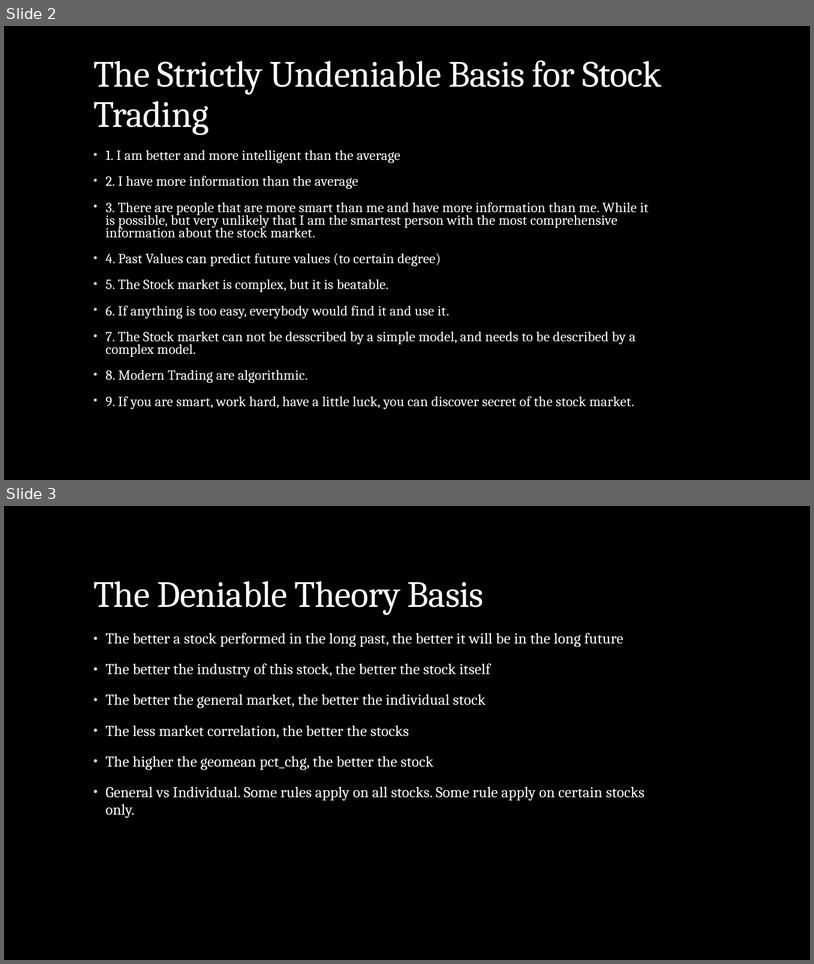
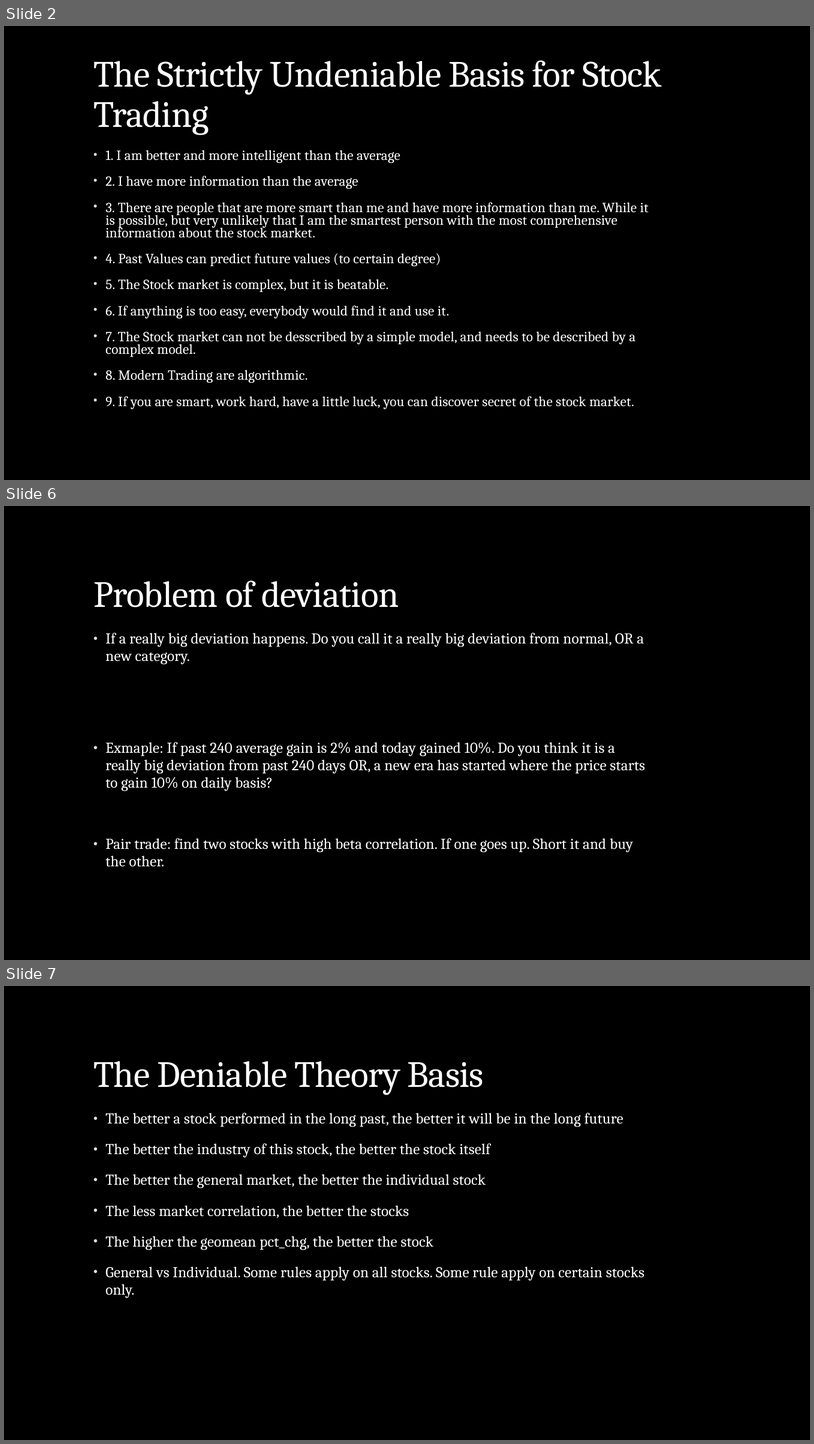
Before and after one commit to webclinic017/Stock-5, a slide deck: Doc/All-In-One.pptx. Shown one above the other, each under a label of ours: slides 2 and 3 before the commit, slides 2, 6 and 7 after it; the slides between them are not shown. The pictures are 814x964 and 814x1444 pixels, drawn with LibreOffice and Linux fonts; fonts in the diff are those of the drawing. Boxes give left, top, right and bottom in pixels: in the first picture for what was removed or moved away, otherwise in the second. Text is boxed around its words. In the diff, an @@ line names an element or a change of style, - is before the commit and + after.

```diff
--- a/Doc/All-In-One.pptx
+++ b/Doc/All-In-One.pptx
@@ slide 6 added at [4, 506, 810, 960], background #000000 @@
@@ title added at [93, 580, 399, 607], 44 pt, text #FFFFFF @@
+Problem of deviation
@@ text added at [105, 633, 645, 867], 18 pt, text #FFFFFF @@
+• If a really big deviation happens. Do you call it a really big deviation from normal, OR a new category.
+• Exmaple: If past 240 average gain is 2% and today gained 10%. Do you think it is a really big deviation from past 240 days OR, a new era has started where the price starts to gain 10% on daily basis?
+• Pair trade: find two stocks with high beta correlation. If one goes up. Short it and buy the other.
@@ what was slide 3 is now slide 7 @@
```
Also in this commit, not shown: 3 other slides added, 4 other files.
